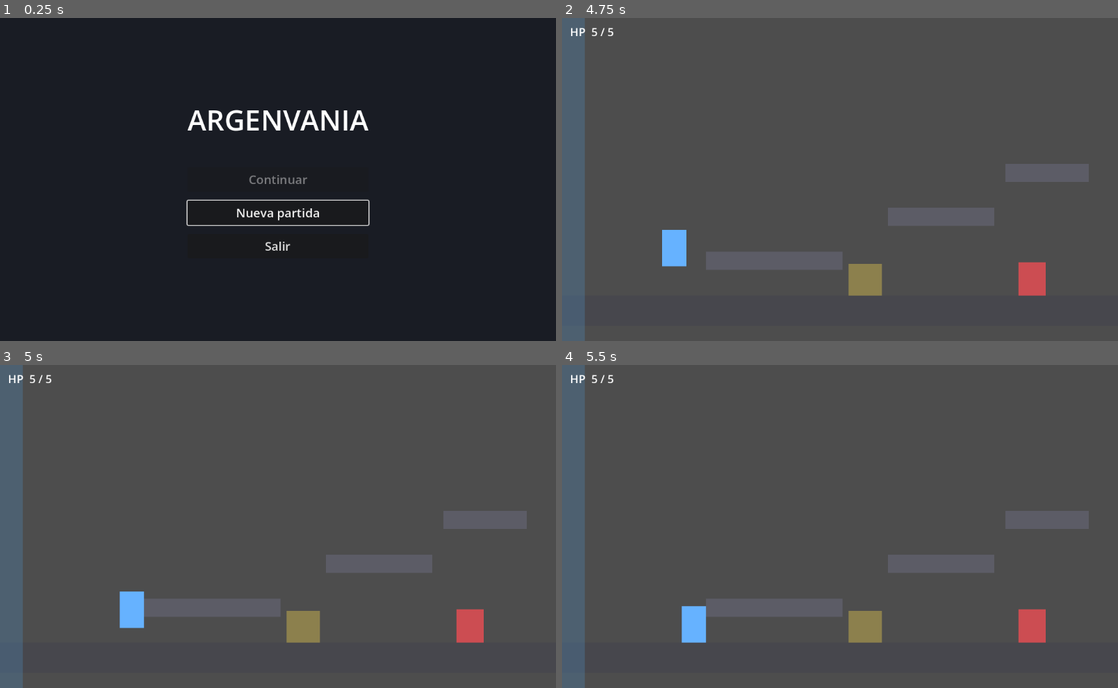
Above: before the commit, frames 1-4 (two rows, left to right).
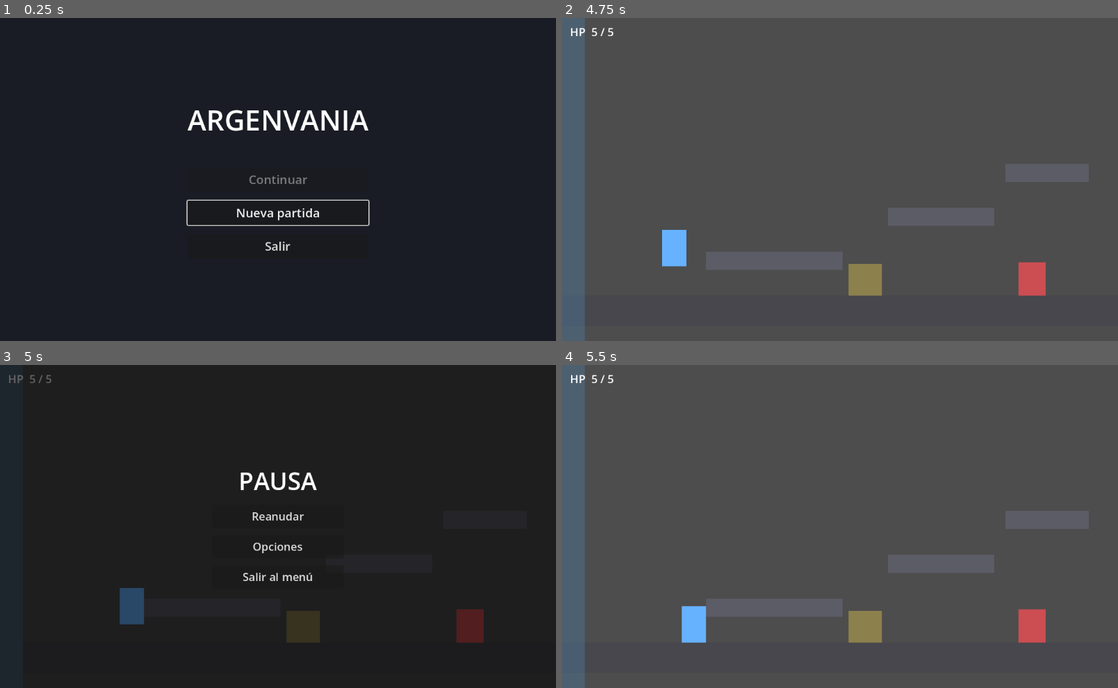
Above: after the commit, the same moments.

Repository: TrittoG/austral
Game: Godot game, scene res://scenes/title_screen.tscn
Two runs of this game, one before a commit and one after it. Both use one fixed random seed, a clock stepped at 60 frames per second and the inputs below.
Inputs (mouse positions are in pixels of both pictures, inside the frame that each line leads up to):
- Up to frame 1 (0.25 s): no input
- Up to frame 2 (4.75 s): click "Nueva partida" at 0.5 s; tap Enter at 1.25 s; hold D (move_right) 1.28-2.78 s; tap J (attack) at 1.35 s; tap Space (jump) at 1.52, 2.27, 3.77, 4.52 s; tap Shift (dash) at 2.1 s; hold A (move_left) 2.78-3.53 s; tap E (interact) at 2.85 s; hold D (move_right) from 3.53 s (still down); tap S (look_down) at 3.6 s; hold W (look_up) from 4.28 s (still down)
- Up to frame 3 (5 s): keep holding D (move_right); keep holding W (look_up); tap Escape (pause, bound only after the commit) at 4.9 s
- Up to frame 4 (5.5 s): release D (move_right) at 5 s; release W (look_up) at 5 s; click (840, 516) at 5 s, where only the run after the commit has a clickable "Reanudar"

Frames 1-2 are identical in both runs. In frame 3, 100% of the frame differs, in the area x 0-100%, y 0-100%; in frame 4, nothing differs.

Commit message:
Menu de pausa + opciones (Esc)
- pause_menu.tscn/.gd: overlay que pausa el arbol (get_tree().paused) y
  sigue respondiendo con process_mode = Always. Botones: Reanudar,
  Opciones, Salir al menu.
- Opciones: volumen master (AudioServer bus Master) y pantalla completa
  (DisplayServer). Listas para cuando agreguemos audio.
- Input: accion pause (Esc).
- Instanciado en main.tscn (persiste durante todo el gameplay).

Co-Authored-By: Claude Opus 4.8 <noreply@anthropic.com>

Diff:
--- a/project.godot
+++ b/project.godot
@@ -77,6 +77,11 @@
 , Object(InputEventKey,"resource_local_to_scene":false,"resource_name":"","device":-1,"window_id":0,"alt_pressed":false …(186 unchanged characters)…
 ]
 }
+pause={
+"deadzone": 0.5,
+"events": [Object(InputEventKey,"resource_local_to_scene":false,"resource_name":"","device":-1,"window_id":0,"alt_pressed":false,"shift_pressed":false,"ctrl_pressed":false,"meta_pressed":false,"pressed":false,"keycode":0,"physical_keycode":4194305,"key_label":0,"unicode":0,"location":0,"echo":false,"script":null)
+]
+}
 
 [rendering]
 
--- a/scenes/main.tscn
+++ b/scenes/main.tscn
@@ -3,6 +3,7 @@
 [ext_resource type="Script" path="res://scripts/room_manager.gd" id="1_manager"]
 [ext_resource type="PackedScene" path="res://scenes/player.tscn" id="2_player"]
 [ext_resource type="Script" path="res://scripts/hud.gd" id="3_hud"]
+[ext_resource type="PackedScene" path="res://scenes/pause_menu.tscn" id="4_pause"]
 
 [node name="Main" type="Node2D"]
 script = ExtResource("1_manager")
@@ -33,3 +34,5 @@
 anchor_bottom = 1.0
 color = Color(0, 0, 0, 0)
 mouse_filter = 2
+
+[node name="PauseMenu" parent="." instance=ExtResource("4_pause")]
--- /dev/null
+++ b/scenes/pause_menu.tscn
@@ -0,0 +1,91 @@
+[gd_scene load_steps=2 format=3 uid="uid://c1pausemenu0argen"]
+
+[ext_resource type="Script" path="res://scripts/pause_menu.gd" id="1_pause"]
+
+[node name="PauseMenu" type="CanvasLayer"]
+process_mode = 3
+layer = 100
+script = ExtResource("1_pause")
+
+[node name="Dim" type="ColorRect" parent="."]
+anchors_preset = 15
+anchor_right = 1.0
+anchor_bottom = 1.0
+color = Color(0, 0, 0, 0.6)
+
+[node name="MainButtons" type="CenterContainer" parent="."]
+anchors_preset = 15
+anchor_right = 1.0
+anchor_bottom = 1.0
+
+[node name="VBox" type="VBoxContainer" parent="MainButtons"]
+layout_mode = 2
+theme_override_constants/separation = 14
+
+[node name="Title" type="Label" parent="MainButtons/VBox"]
+layout_mode = 2
+theme_override_font_sizes/font_size = 48
+text = "PAUSA"
+horizontal_alignment = 1
+
+[node name="ResumeButton" type="Button" parent="MainButtons/VBox"]
+custom_minimum_size = Vector2(260, 46)
+layout_mode = 2
+theme_override_font_sizes/font_size = 22
+text = "Reanudar"
+
+[node name="OptionsButton" type="Button" parent="MainButtons/VBox"]
+custom_minimum_size = Vector2(260, 46)
+layout_mode = 2
+theme_override_font_sizes/font_size = 22
+text = "Opciones"
+
+[node name="QuitButton" type="Button" parent="MainButtons/VBox"]
+custom_minimum_size = Vector2(260, 46)
+layout_mode = 2
+theme_override_font_sizes/font_size = 22
+text = "Salir al menú"
+
+[node name="Options" type="CenterContainer" parent="."]
+visible = false
+anchors_preset = 15
+anchor_right = 1.0
+anchor_bottom = 1.0
+
+[node name="VBox" type="VBoxContainer" parent="Options"]
+layout_mode = 2
+theme_override_constants/separation = 16
+
+[node name="Title" type="Label" parent="Options/VBox"]
+layout_mode = 2
+theme_override_font_sizes/font_size = 40
+text = "OPCIONES"
+horizontal_alignment = 1
+
+[node name="VolumeRow" type="HBoxContainer" parent="Options/VBox"]
+layout_mode = 2
+theme_override_constants/separation = 16
+
+[node name="Label" type="Label" parent="Options/VBox/VolumeRow"]
+layout_mode = 2
+theme_override_font_sizes/font_size = 22
+text = "Volumen"
+
+[node name="VolumeSlider" type="HSlider" parent="Options/VBox/VolumeRow"]
+custom_minimum_size = Vector2(240, 0)
+layout_mode = 2
+size_flags_vertical = 4
+max_value = 1.0
+step = 0.05
+value = 1.0
+
+[node name="FullscreenCheck" type="CheckButton" parent="Options/VBox"]
+layout_mode = 2
+theme_override_font_sizes/font_size = 22
+text = "Pantalla completa"
+
+[node name="BackButton" type="Button" parent="Options/VBox"]
+custom_minimum_size = Vector2(260, 46)
+layout_mode = 2
+theme_override_font_sizes/font_size = 22
+text = "Volver"
--- /dev/null
+++ b/scripts/pause_menu.gd
@@ -0,0 +1,76 @@
+extends CanvasLayer
+
+# ============================================================
+#  PAUSE MENU — pausa + opciones (in-game)
+#  Se abre/cierra con Esc. Pausa el árbol (get_tree().paused).
+#  Para que el menú siga respondiendo con el juego pausado, el
+#  nodo está en process_mode = Always (seteado en la escena).
+#  Opciones: volumen master y pantalla completa.
+# ============================================================
+
+@onready var main_panel: Control = $MainButtons
+@onready var options_panel: Control = $Options
+@onready var volume_slider: HSlider = $Options/VBox/VolumeRow/VolumeSlider
+@onready var fullscreen_check: CheckButton = $Options/VBox/FullscreenCheck
+
+
+func _ready() -> void:
+	visible = false
+	$MainButtons/VBox/ResumeButton.pressed.connect(_resume)
+	$MainButtons/VBox/OptionsButton.pressed.connect(_show_options)
+	$MainButtons/VBox/QuitButton.pressed.connect(_quit_to_title)
+	$Options/VBox/BackButton.pressed.connect(_show_main)
+	volume_slider.value_changed.connect(_on_volume_changed)
+	fullscreen_check.toggled.connect(_on_fullscreen_toggled)
+
+	# Reflejar el estado actual en los controles.
+	volume_slider.value = db_to_linear(AudioServer.get_bus_volume_db(0))
+	fullscreen_check.button_pressed = (
+		DisplayServer.window_get_mode() == DisplayServer.WINDOW_MODE_FULLSCREEN
+	)
+
+
+func _unhandled_input(event: InputEvent) -> void:
+	if event.is_action_pressed("pause"):
+		if visible:
+			_resume()
+		else:
+			_open()
+
+
+func _open() -> void:
+	get_tree().paused = true
+	visible = true
+	_show_main()
+
+
+func _resume() -> void:
+	get_tree().paused = false
+	visible = false
+
+
+func _show_main() -> void:
+	main_panel.visible = true
+	options_panel.visible = false
+
+
+func _show_options() -> void:
+	main_panel.visible = false
+	options_panel.visible = true
+
+
+func _quit_to_title() -> void:
+	get_tree().paused = false
+	get_tree().change_scene_to_file("res://scenes/title_screen.tscn")
+
+
+func _on_volume_changed(value: float) -> void:
+	# Evitamos linear_to_db(0) = -inf clampeando un mínimo audible/mudo.
+	AudioServer.set_bus_volume_db(0, linear_to_db(maxf(value, 0.0001)))
+
+
+func _on_fullscreen_toggled(pressed: bool) -> void:
+	if pressed:
+		DisplayServer.window_set_mode(DisplayServer.WINDOW_MODE_FULLSCREEN)
+	else:
+		DisplayServer.window_set_mode(DisplayServer.WINDOW_MODE_WINDOWED)
